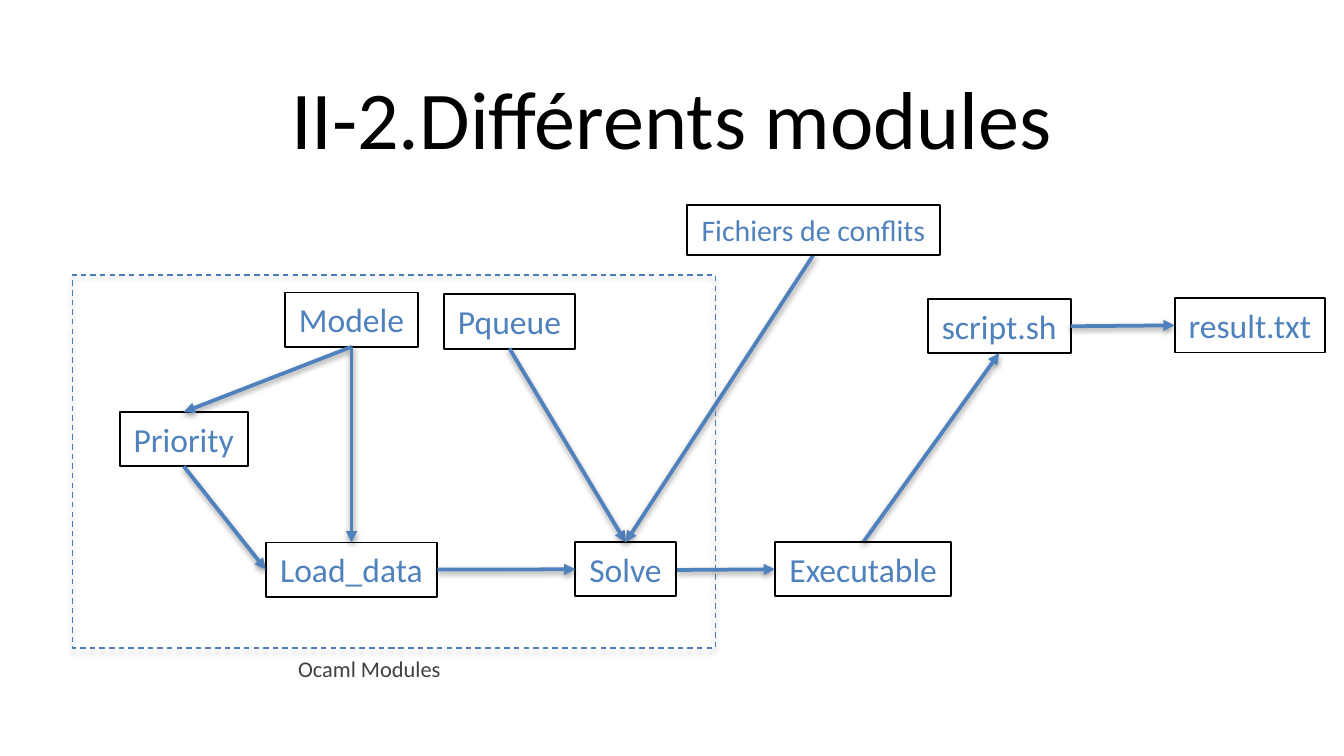
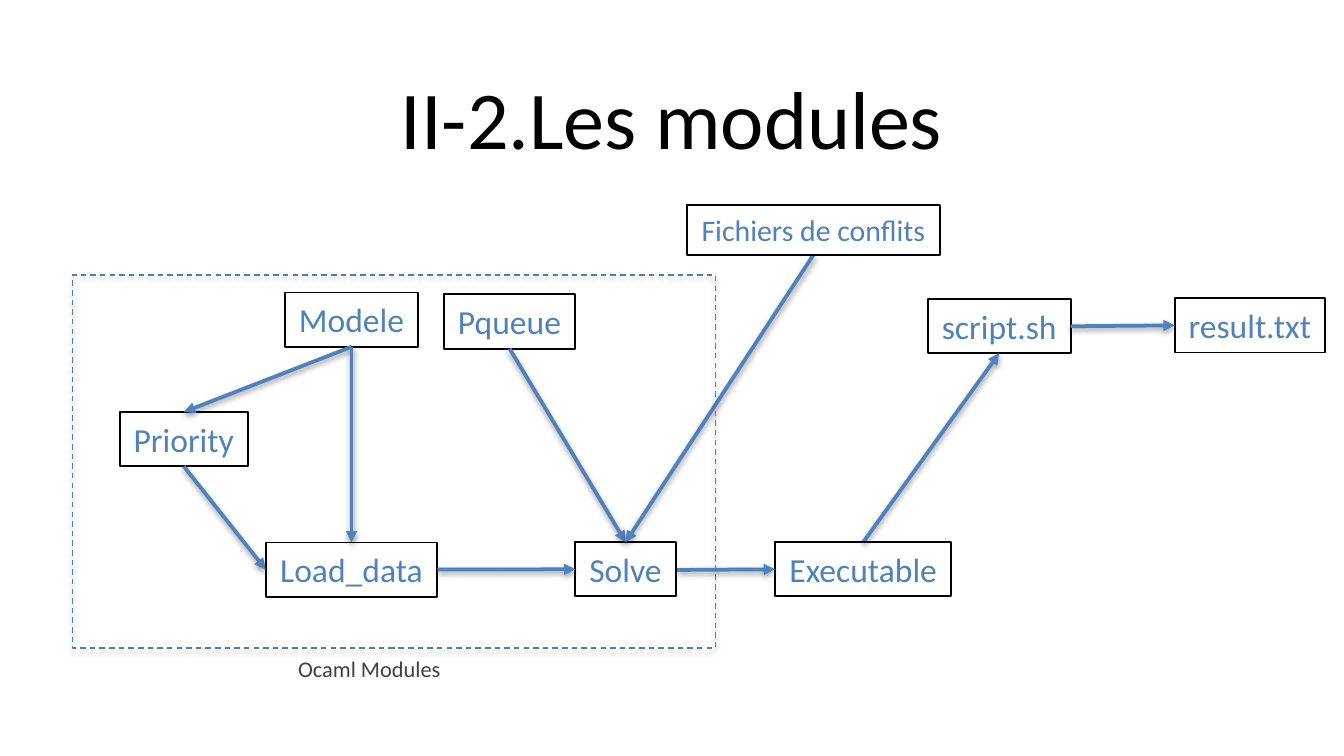
Before and after one commit to doriancoste/conflicts_resolution, a slide deck: slide 7 of presentation.pptx. Drawn at 1344x756 pixels with LibreOffice and Linux fonts; fonts in the diff are those of the drawing; background and template pictures are left out. Boxes give left, top, right and bottom in pixels: in the first picture for what was removed or moved away, otherwise in the second. Text is boxed around its words. In the diff, an @@ line names an element or a change of style, - is before the commit and + after.

```diff
--- a/presentation.pptx
+++ b/presentation.pptx
@@ title at (401, 92, 942, 150): text changed @@
-II-2.Différents modules
+II-2.Les modules
```
Also in this commit, not shown: 5 other slides changed.
